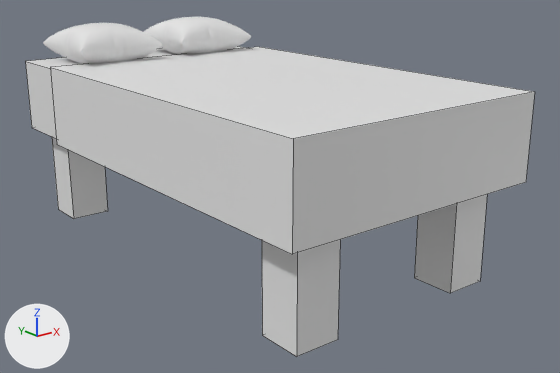
A saved change to the Blender file .blender_models/bed.blend.
Before and after are seen from a camera (50 mm lens) standing at (-9.03, -12.42, 3.25) and looking at (0.36, -0.69, -1.44). The axes (+X, +Y, +Z) are drawn at lower left. The lights are the same throughout. The first picture is the older version. Mesh edges are drawn as thin lines on the coarser meshes.
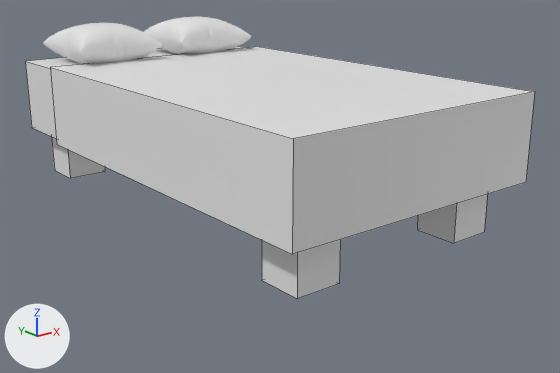
Commit message: Shortend the bed legs

Where the change shows, as pixel boxes [x1, y1, x2, y2] in the pictures (560 x 373 px):
'Cube.002', moved
    before: [262, 240, 340, 357]
    after: [262, 240, 340, 299]
'Cube.001', moved
    before: [414, 195, 487, 293]
    after: [417, 195, 487, 243]
'Cube.003', moved
    before: [52, 137, 108, 219]
    after: [52, 137, 105, 178]

The change, as a diff of the scene's bpy script:
```diff
--- a/.blender_models/bed.blend.py
+++ b/.blender_models/bed.blend.py
@@ ob_cube_001 @@
 ob_cube_001 = bpy.data.objects.new('Cube.001', me_cube_001)
-ob_cube_001.location = (1.74, -3.95, -1.7)
+ob_cube_001.location = (1.74, -3.95, -0.74)
 ob_cube_001.scale = (0.425, 0.429, 1.03)
@@ ob_cube_002 @@
 ob_cube_002 = bpy.data.objects.new('Cube.002', me_cube_002)
-ob_cube_002.location = (-1.84, -3.95, -1.7)
+ob_cube_002.location = (-1.84, -3.95, -0.74)
 ob_cube_002.scale = (0.425, 0.429, 1.03)
@@ ob_cube_003 @@
 ob_cube_003 = bpy.data.objects.new('Cube.003', me_cube_003)
-ob_cube_003.location = (-1.84, 3.98, -1.7)
+ob_cube_003.location = (-1.84, 3.98, -0.74)
 ob_cube_003.scale = (0.425, 0.429, 1.03)
```
